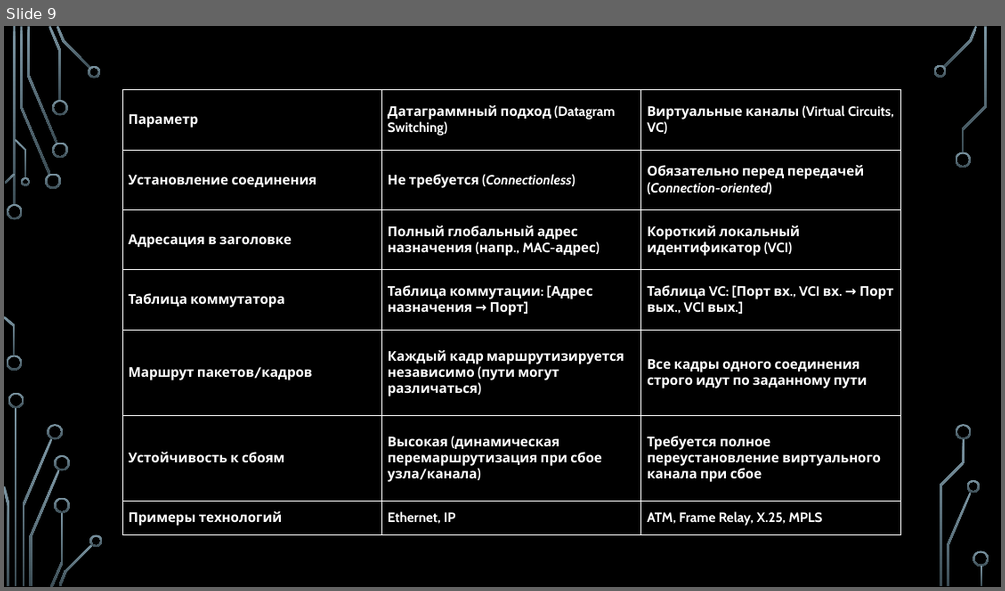
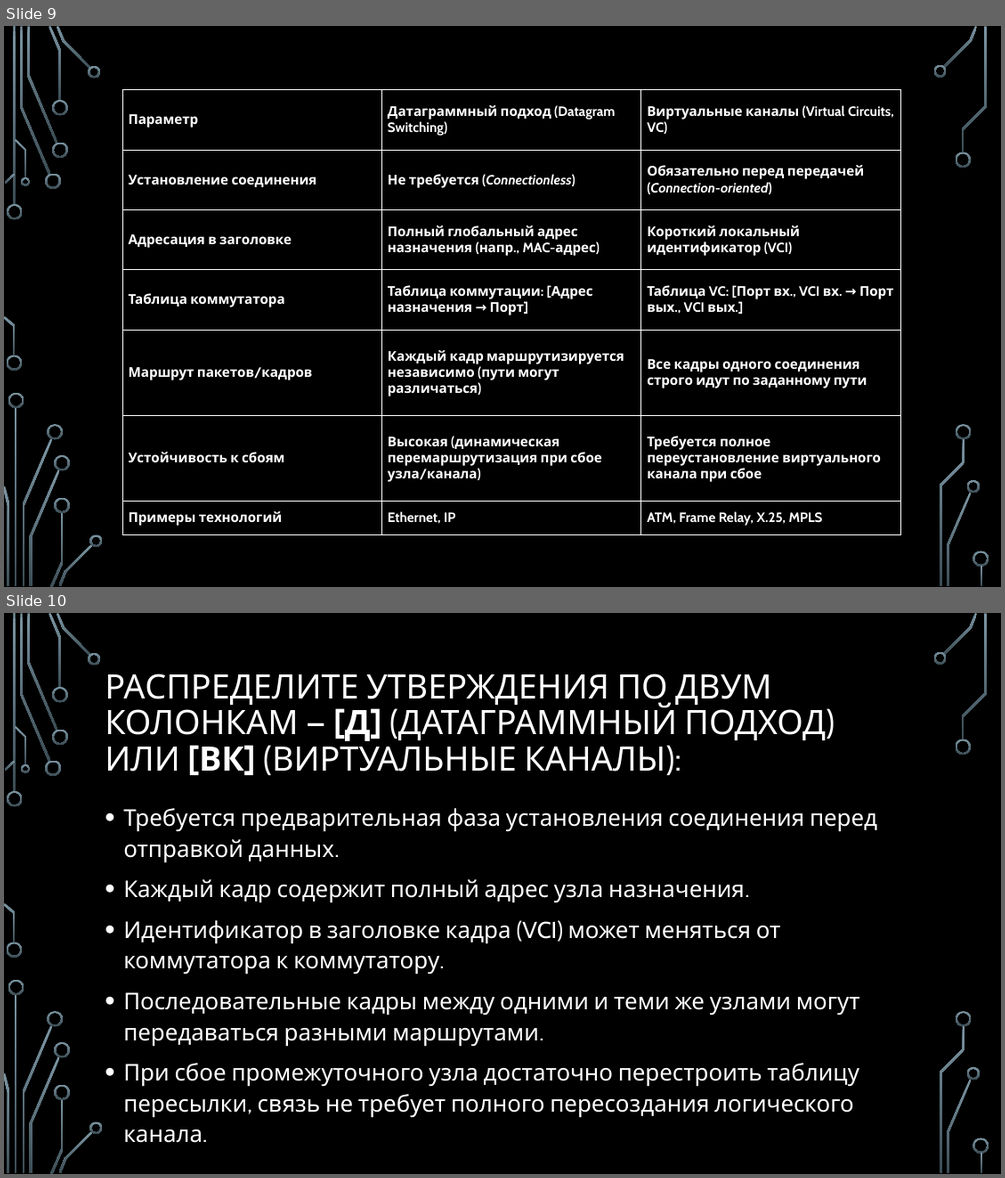
Before and after one commit to nhtgale/itn, a slide deck: 1.5 Switching Basic/1.5 Switching Basic.pptx. Shown one above the other, each under a label of ours: slide 9 before the commit, slides 9 and 10 after it. The pictures are 1005x591 and 1005x1178 pixels, drawn with LibreOffice and Linux fonts; fonts in the diff are those of the drawing; background and template pictures are left out. Boxes give left, top, right and bottom in pixels: in the first picture for what was removed or moved away, otherwise in the second. Text is boxed around its words. In the diff, an @@ line names an element or a change of style, - is before the commit and + after.

```diff
--- a/1.5 Switching Basic/1.5 Switching Basic.pptx
+++ b/1.5 Switching Basic/1.5 Switching Basic.pptx
@@ slide 10 added at (x1=4, y1=613, x2=1001, y2=1174), background picture (left out); not listed: 36 template elements that a slide beside it also shows @@
@@ title added at (x1=105, y1=674, x2=825, y2=771), 32.4 pt, text #FFFFFF @@
+РАСПРЕДЕЛИТЕ УТВЕРЖДЕНИЯ ПО ДВУМ КОЛОНКАМ — [Д] (ДАТАГРАММНЫЙ ПОДХОД) ИЛИ [ВК] (ВИРТУАЛЬНЫЕ КАНАЛЫ):
@@ text added at (x1=123, y1=808, x2=877, y2=1143), 22.2 pt, text #FFFFFF @@
+• Требуется предварительная фаза установления соединения перед отправкой данных.
+• Каждый кадр содержит полный адрес узла назначения.
+• Идентификатор в заголовке кадра (VCI) может меняться от коммутатора к коммутатору.
+• Последовательные кадры между одними и теми же узлами могут передаваться разными маршрутами.
+• При сбое промежуточного узла достаточно перестроить таблицу пересылки, связь не требует полного пересоздания логического канала.
```
Also in this commit, not shown: 3 other slides added, 11 other files.
